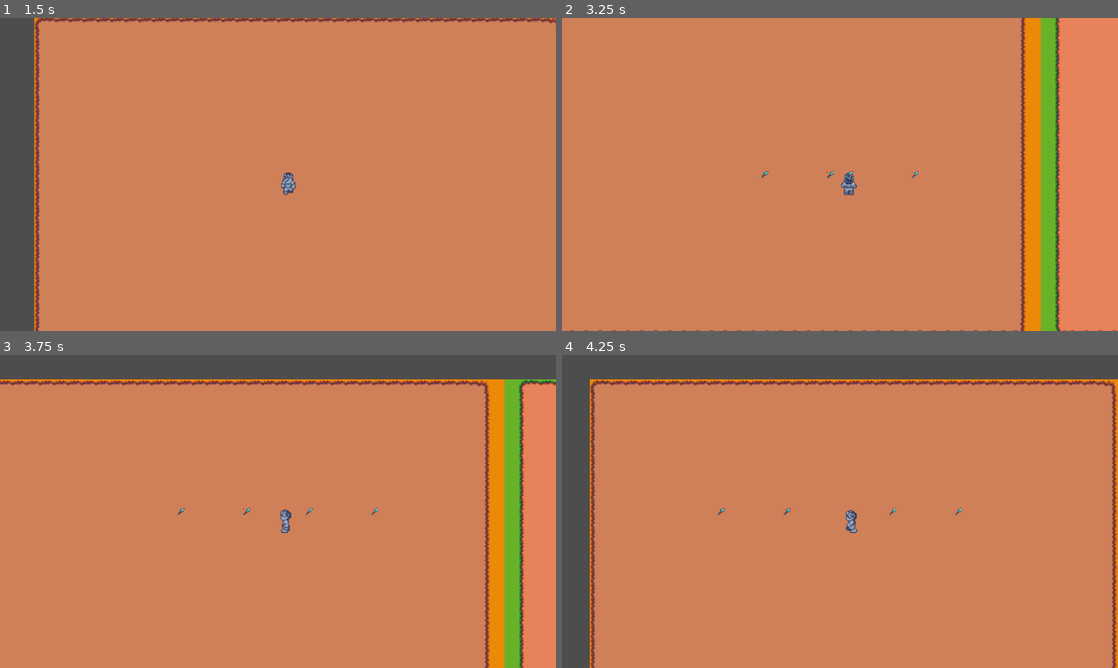
Above: before the commit, frames 1-4 (two rows, left to right).
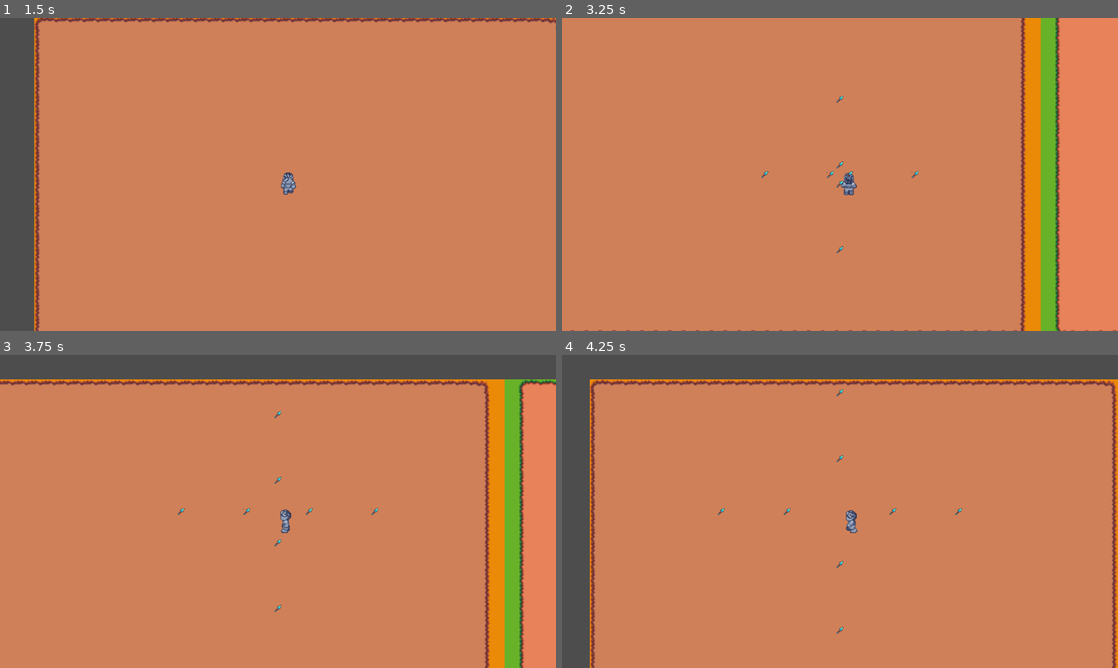
Above: after the commit, the same moments.

Repository: OmenF1/PGameJam16
Game: Godot game, scene res://Map/test_map.tscn
The game is run twice, just before and just after one commit, with the same random seed, the same clock (stepped at 60 frames per second) and the same inputs.
Inputs:
- Up to frame 1 (1.5 s): tap Enter at 0.5 s; hold D (move_right) 0.53-1.28 s; hold S (move_down) from 1.28 s (still down)
- Up to frame 2 (3.25 s): release S (move_down) at 2.03 s; hold D (move_right) 2.03-2.78 s; hold W (move_up) from 2.78 s (still down)
- Up to frame 3 (3.75 s): release W (move_up) at 3.53 s; hold A (move_left) from 3.53 s (still down)
- Up to frame 4 (4.25 s): keep holding A (move_left)

Frame 1 is identical in both runs. In frame 2, less than 0.1% of the frame differs, in the area x 35-51%, y 24-76%; in frame 3, less than 0.1%, in the area x 32-51%, y 17-83%; in frame 4, less than 0.1%.

Commit message:
fixed attack directions

Diff:
--- a/attacks/basic_attack.gd
+++ b/attacks/basic_attack.gd
@@ -1,6 +1,6 @@
 extends CharacterBody2D
 var screen_size
-@export var direction = "left"
+@export var direction = ""
 # Called when the node enters the scene tree for the first time.
 func _ready() -> void:
 	pass # Replace with function body.
@@ -8,18 +8,19 @@
 
 # Called every frame. 'delta' is the elapsed time since the previous frame.
 func _process(delta: float) -> void:
-	var velocity = Vector2.ZERO
-	match direction:
-		"left":
-			velocity.x -= 1
-		"right":
-			velocity.x += 1
-		"up":
-			velocity.y += 1
-		"down":
-			velocity.y -= 1
-	velocity = velocity.normalized() * 50
-	move_and_collide(velocity * delta)
+	if direction != "":
+		var velocity = Vector2.ZERO
+		match direction:
+			"left":
+				velocity.x -= 1
+			"right":
+				velocity.x += 1
+			"up":
+				velocity.y += 1
+			"down":
+				velocity.y -= 1
+		velocity = velocity.normalized() * 50
+		move_and_collide(velocity * delta)
 
 
 func _on_area_2d_area_entered(area: Area2D) -> void:
--- a/player.gd
+++ b/player.gd
@@ -44,11 +44,11 @@
 	var up = attack_scene.instantiate()
 	up.direction = "up"
 	var down = attack_scene.instantiate()
-	up.direction = "down"
+	down.direction = "down"
 	var left = attack_scene.instantiate()
-	up.direction = "left"
+	left.direction = "left"
 	var right = attack_scene.instantiate()
-	up.direction = "right"
+	right.direction = "right"
 	add_child(up)
 	add_child(down)
 	add_child(left)
Not shown, changed: icon.svg.import
